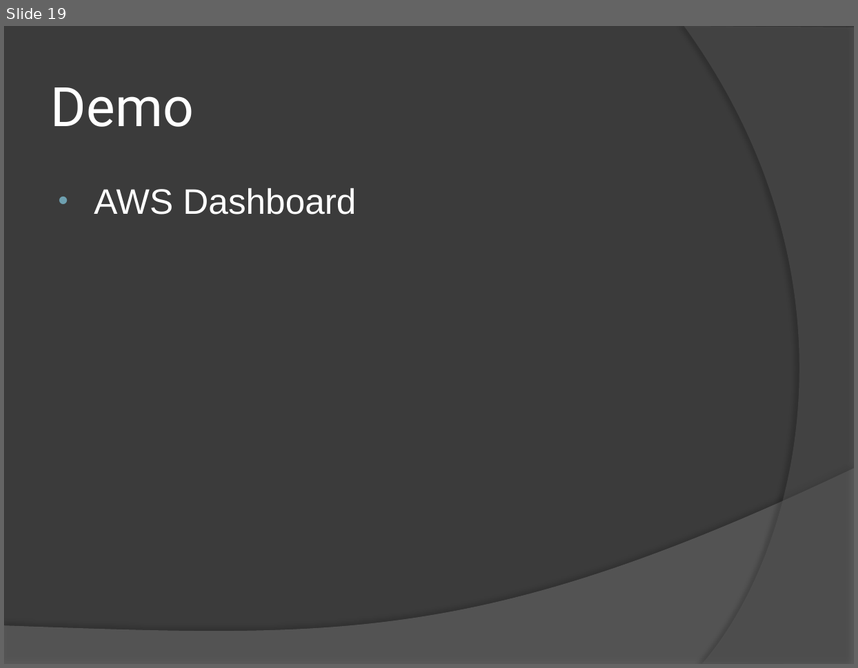
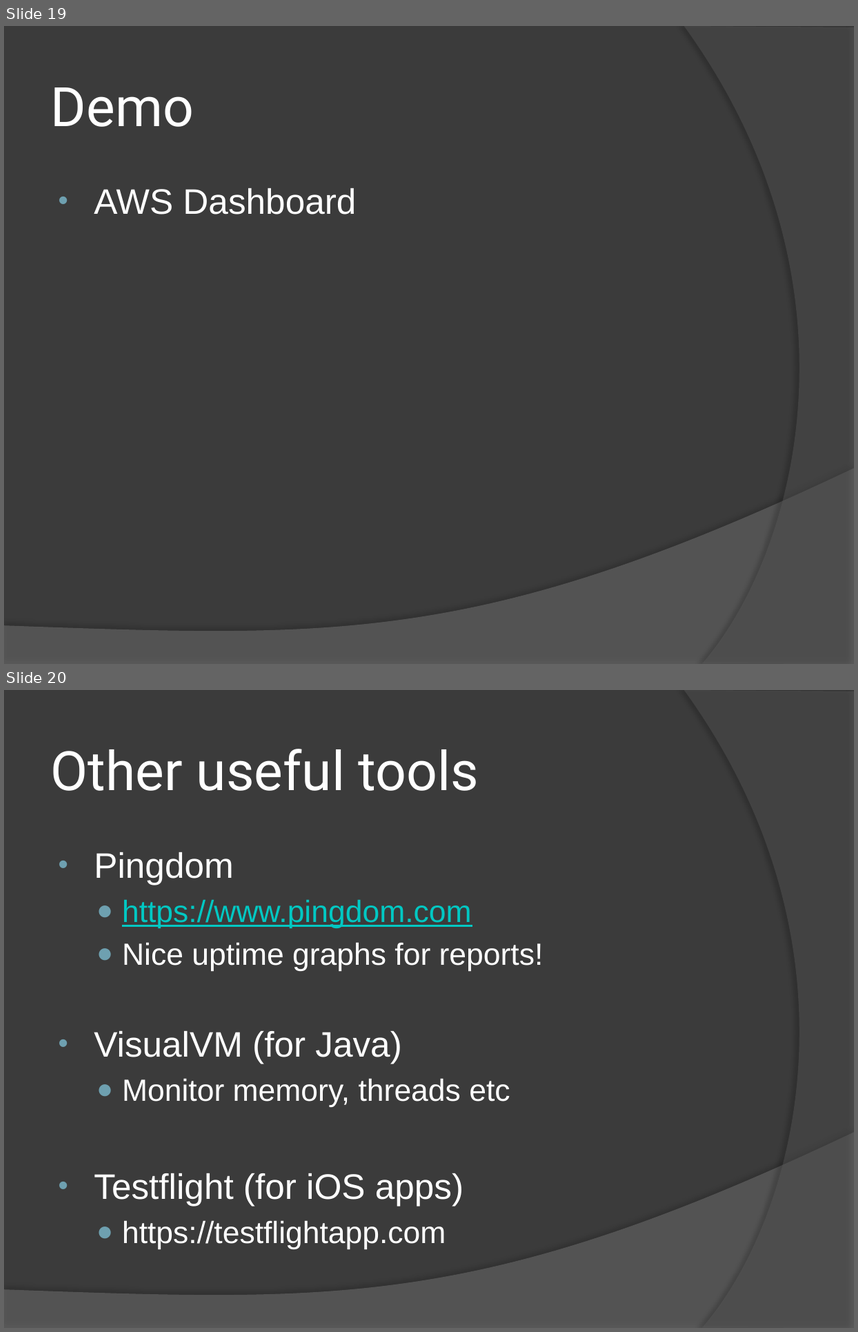
Before and after one commit to gwaller/DevToolsPresentation, a slide deck: presentation/DevTools_Presentation_270912.pptx. Shown one above the other, each under a label of ours: slide 19 before the commit, slides 19 and 20 after it. The pictures are 858x668 and 858x1332 pixels, drawn with LibreOffice and Linux fonts; fonts in the diff are those of the drawing. Boxes give left, top, right and bottom in pixels: in the first picture for what was removed or moved away, otherwise in the second. Text is boxed around its words. In the diff, an @@ line names an element or a change of style, - is before the commit and + after.

Commit message:
Some minor alterations - added a new slides, re-ordered some, minor text changes

```diff
--- a/presentation/DevTools_Presentation_270912.pptx
+++ b/presentation/DevTools_Presentation_270912.pptx
@@ slide 20 added at (4, 690, 854, 1328), background #3B3B3B; not listed: 2 template elements that a slide beside it also shows @@
@@ title added at (51, 749, 479, 791), 46 pt, text #FFFFFF @@
+Other useful tools
@@ text added at (94, 852, 544, 1249), 26 pt, text #FFFFFF @@
+• Pingdom
+  ● https://www.pingdom.com
+  ● Nice uptime graphs for reports!
+• VisualVM (for Java)
+  ● Monitor memory, threads etc
+• Testflight (for iOS apps)
+  ● https://testflightapp.com
```
Also in this commit, not shown: 4 slides changed, 1 other slide added, 1 slide removed.
